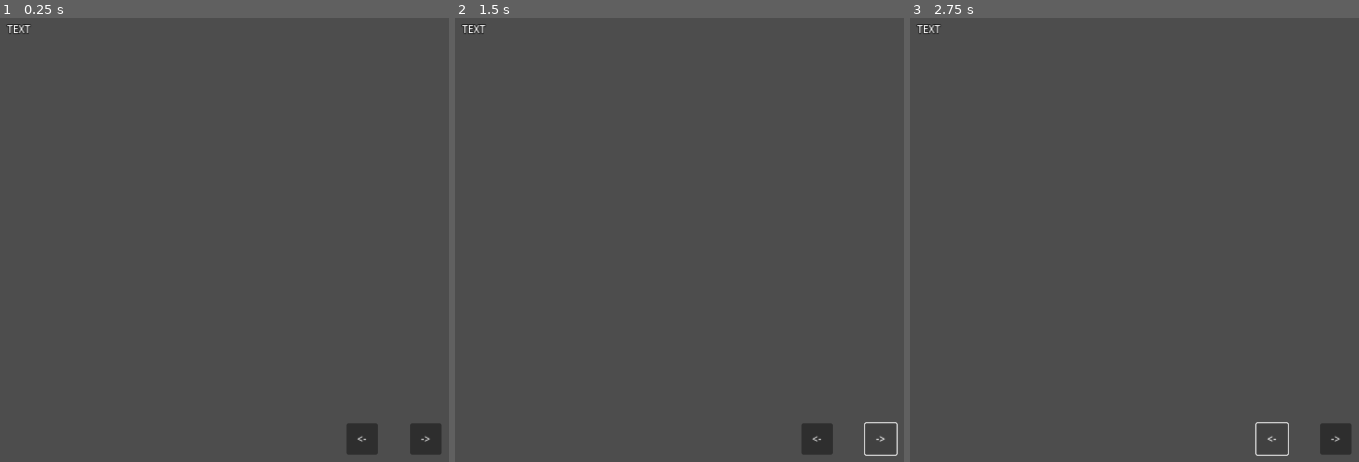
Above: before the commit, frames 1-3 (left to right).
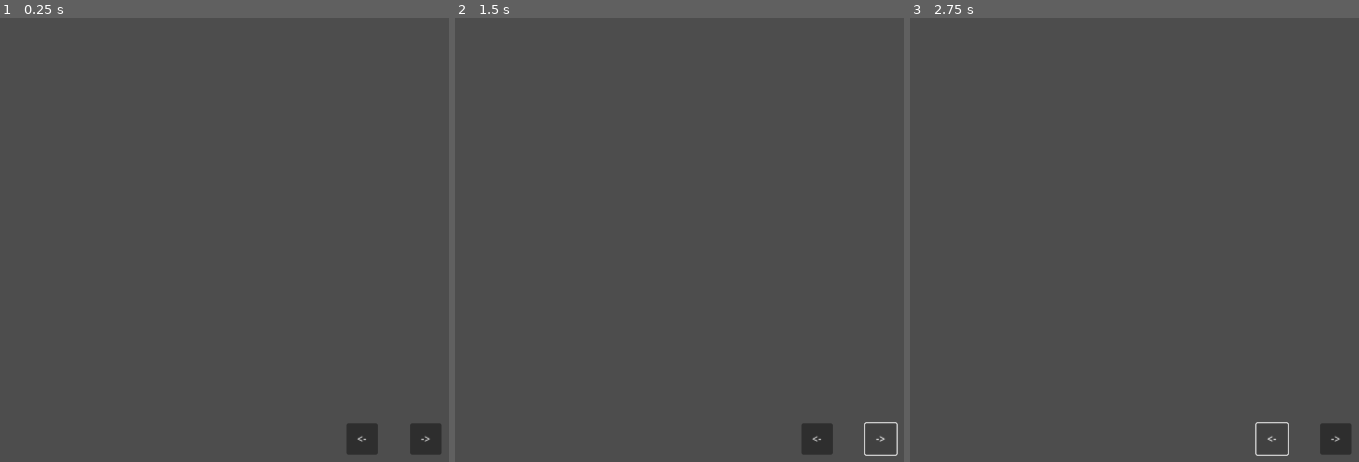
Above: after the commit, the same moments.

Repository: anthonyj-codestuff/dupeguru-csv-handler
Game: Godot game, scene res://main.tscn
Two runs of this game, one before a commit and one after it. Both use one fixed random seed, a clock stepped at 60 frames per second and the inputs below. The engine's default icon, where the game draws it, is replaced by a stand-in: a white triangle on a blue panel in a dark square.
Inputs:
- Up to frame 1 (0.25 s): no input
- Up to frame 2 (1.5 s): click "<-" at 0.5 s; click "->" at 1.25 s
- Up to frame 3 (2.75 s): click "<-" at 2 s

The runs differ from the first frame. In frame 1, less than 0.1% of the frame differs, in the area x 1-7%, y 1-4%; in frame 2, less than 0.1%; in frame 3, less than 0.1%.
Error before the commit: Invalid access to property or key '0' on a base object of type 'Nil'. (res://ImageLoader.gd:20)
Error after the commit: Invalid access to property or key '0' on a base object of type 'Nil'. (res://ImageLoader.gd:19)

Commit message:
image node properties + moving labels to image-level

Diff:
--- a/project/Image.gd
+++ b/project/Image.gd
@@ -2,7 +2,9 @@
 const MODULE_NAME = "Image"
 var logger = LogWriter.new()
 
-var textureNode
+@onready var textureNode = get_node("Container/TextureRect")
+@onready var labelNode = get_node("Container/FilenameLabel")
+var imageOptions: ImageOptions
 
 func _ready():
 	pass
@@ -10,11 +12,22 @@
 func _process(delta):
 	pass
 
-func setImgProperties(texture_path: String, selected: bool = false):
+func setProperties(options:ImageOptions):
+	imageOptions = options
 	textureNode = get_node("Container/TextureRect")
-	loadImageFile(texture_path, textureNode)
+	labelNode = get_node("Container/FilenameLabel")
+	loadImageFile(options.imageFilepath, textureNode)
+	labelNode.text = getFilepathByLayers(3)
 	pass
 
 func loadImageFile(path: String, node: Node):
-	# TODO check if image exists and load placeholder image if it does not
 	node.texture = Utils.loadImageToTexture(path)
+
+func getFilepathByLayers(layers: int):
+	var fileLayers = imageOptions.imageFilepath.split("/")
+	if fileLayers.size() > layers:
+		print(str(fileLayers.size()-layers))
+		print(str(fileLayers.size()))
+		return "/".join(fileLayers.slice(fileLayers.size()-layers, fileLayers.size()))
+	else:
+		return imageOptions.imageFilepath
--- a/project/Image.tscn
+++ b/project/Image.tscn
@@ -18,6 +18,14 @@
 layout_mode = 2
 theme = SubResource("Theme_xrt0u")
 
+[node name="FilenameLabel" type="Label" parent="Container"]
+z_index = 1
+layout_mode = 2
+size_flags_vertical = 0
+text = "TEXT"
+autowrap_mode = 3
+justification_flags = 160
+
 [node name="TextureRect" type="TextureRect" parent="Container"]
 layout_mode = 2
 texture = ExtResource("3_emrej")
--- a/project/ImageLoader.gd
+++ b/project/ImageLoader.gd
@@ -5,7 +5,6 @@
 
 # define important reference nodes
 @onready var imageBoxNode = get_node("ImageBox")
-@onready var labelNode = get_node("Label")
 # data from csv file
 var dupeData = []
 # storage for generated nodes
@@ -36,7 +35,7 @@
 
 func fileExistsForIndex(id: int):
 	var dict = dupeData[id]
-	var filepath = dict["Folder"] + "/" + dict["Filename"]
+	var filepath = dict["Folder"].path_join(dict["Filename"])
 	return Utils.fileExistsAtLocation(filepath)
 
 func loadImageNodeGroupByStartingIndex(startingIndex: int):
@@ -55,8 +54,13 @@
 func createImageNodeByIndex(index:int):
 	var newNode = ImageBlockPacked.instantiate()
 	var dict = dupeData[index]
-	var imagePath = dict["Folder"] + "/" + dict["Filename"]
-	newNode.setImgProperties(imagePath)
+	var imagePath = dict["Folder"].path_join(dict["Filename"])
+	var options = ImageOptions.new()
+	options.dupeIndex = index
+	options.imageFilepath = imagePath
+	options.selected = false
+
+	newNode.setProperties(options)
 	imageBoxNode.addImageNode(newNode)
 	# add new node to list
 	imageNodes.append(newNode)
@@ -117,7 +121,6 @@
 	currentIndex = getPrevGroupZeroIndex(currentIndex)
 	if currentIndex != null:
 		loadImageNodeGroupByStartingIndex(currentIndex)
-		setLabel("%s: %s" % [str(currentIndex), dupeData[currentIndex]])
 	pass
 
 func _on_right_pressed()->void:
@@ -126,9 +129,4 @@
 	currentIndex = getNextGroupZeroIndex(currentIndex)
 	if currentIndex != null:
 		loadImageNodeGroupByStartingIndex(currentIndex)
-		setLabel("%s: %s" % [str(currentIndex), dupeData[currentIndex]])
 	pass
-
-func setLabel(str: String)->void:
-	labelNode.text = str
-	pass
--- a/project/ImageLoader.tscn
+++ b/project/ImageLoader.tscn
@@ -8,17 +8,6 @@
 anchors_preset = 0
 script = ExtResource("1_wsykj")
 
-[node name="Label" type="Label" parent="."]
-layout_mode = 0
-offset_left = 21.0
-offset_top = 13.0
-offset_right = 1209.0
-offset_bottom = 36.0
-theme_override_colors/font_outline_color = Color(0, 0, 0, 1)
-theme_override_constants/outline_size = 4
-theme_override_font_sizes/font_size = 16
-text = "TEXT"
-
 [node name="ImageBox" type="HBoxContainer" parent="."]
 layout_mode = 0
 offset_right = 1280.0
--- /dev/null
+++ b/project/core/classes/ImageOptions.gd
@@ -0,0 +1,6 @@
+class_name ImageOptions
+extends RefCounted
+
+var dupeIndex: int = 0
+var selected: bool = false
+var imageFilepath: String = ""
